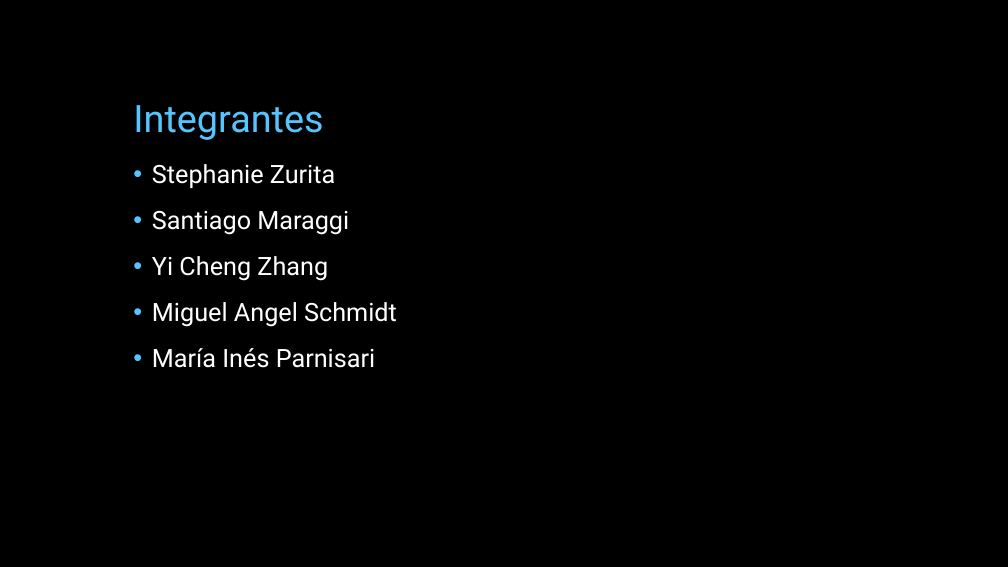
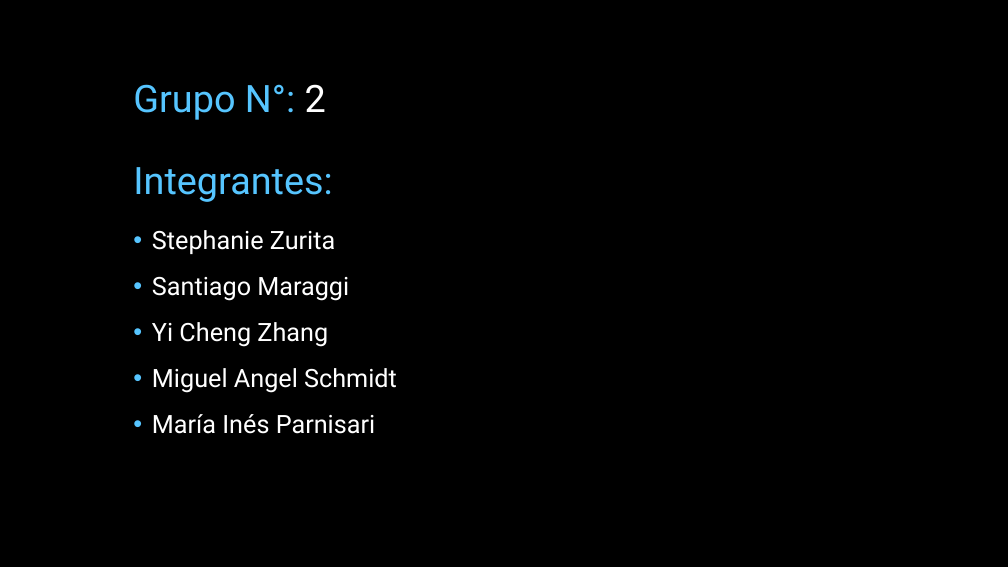
Before and after one commit to miparnisari/implantaciondesistemas, a slide deck: slide 2 of Presentacion/Fuga de Información.pptx. Drawn at 1008x567 pixels with LibreOffice and Linux fonts; fonts in the diff are those of the drawing; background and template pictures are left out. Boxes give left, top, right and bottom in pixels: in the first picture for what was removed or moved away, otherwise in the second. Text is boxed around its words. In the diff, an @@ line names an element or a change of style, - is before the commit and + after.

```diff
--- a/Presentacion/Fuga de Información.pptx
+++ b/Presentacion/Fuga de Información.pptx
@@ title at bbox=[133, 84, 332, 202]: text changed @@
-Integrantes
+Grupo N°: 2
+Integrantes:
@@ text "Stephanie Zurita": place and size @@
-text "Stephanie Zurita" at bbox=[152, 164, 397, 368]
+text "Stephanie Zurita" at bbox=[152, 230, 397, 434]
```
Also in this commit, not shown: 15 other slides changed, 2 slides added, 1 slide removed.
